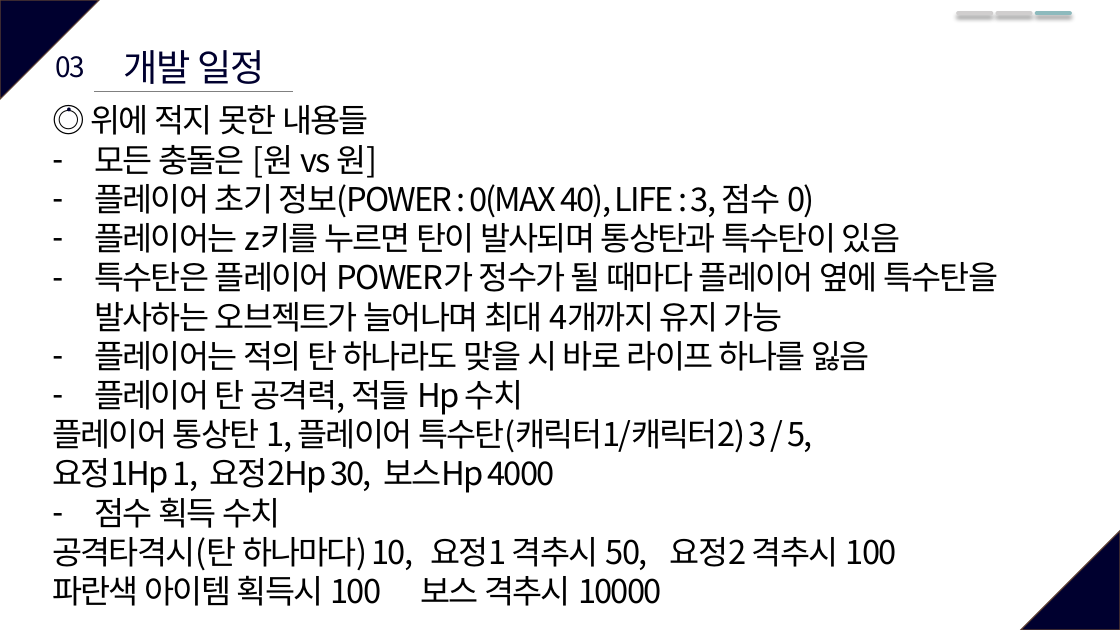
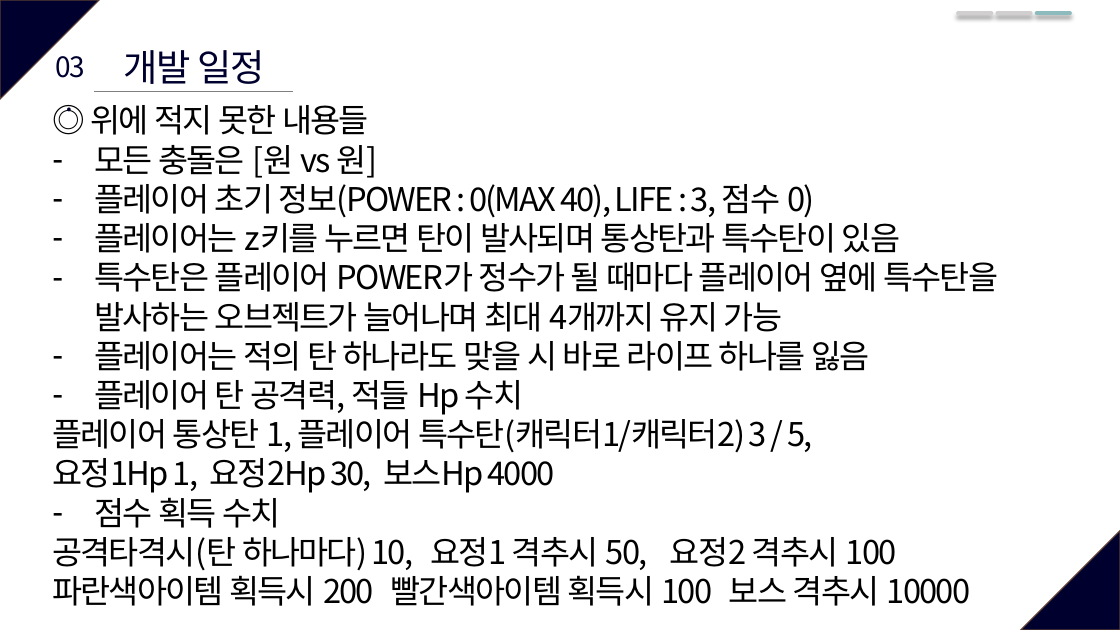
Before and after one commit to HeangJa/SGA1MonthProject, a slide deck: slide 18 of 기획서/SGA1달프로젝트기획서(김형종).pptx. Drawn at 1120x630 pixels with LibreOffice and Linux fonts; fonts in the diff are those of the drawing. Boxes give left, top, right and bottom in pixels: in the first picture for what was removed or moved away, otherwise in the second. Text is boxed around its words. In the diff, an @@ line names an element or a change of style, - is before the commit and + after.

Commit message:
2018-10-30 Item class 완성 - 적 오브젝트 소멸 시 타입에 맞는 아이템 생성 - 아이템 주변 스캔해서 플레이어 존재 시, 플레이어에게 호밍되는 형식 - 아이템 습득 시 점수와 파워 상승

```diff
--- a/기획서/SGA1달프로젝트기획서(김형종).pptx
+++ b/기획서/SGA1달프로젝트기획서(김형종).pptx
@@ text at <box>52,575,971,606</box>: text changed @@
-파란색 아이템 획득시 100 보스 격추시 10000
+파란색아이템 획득시 200 빨간색아이템 획득시 100 보스 격추시 10000
```
Also in this commit, not shown: 1 other slide changed, 11 other files.
